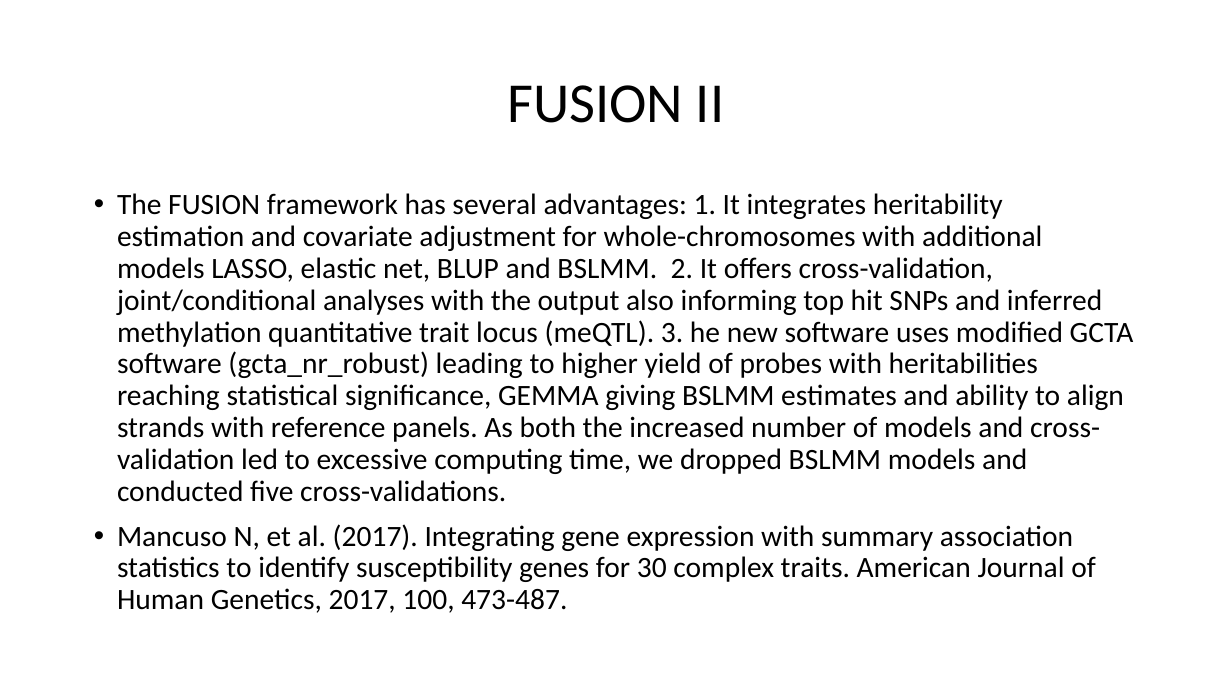
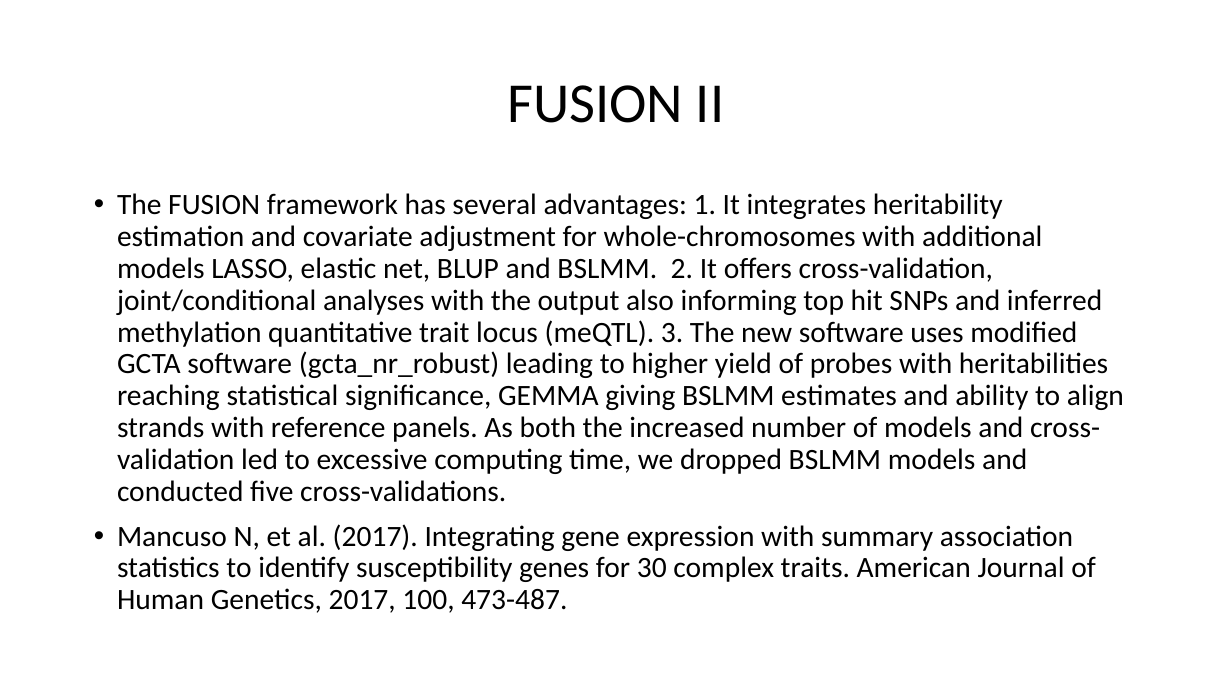
Before and after one commit to jinghuazhao/EWAS-fusion, a slide deck: slide 4 of README.pptx. Drawn at 1232x693 pixels with LibreOffice and Linux fonts; fonts in the diff are those of the drawing. Boxes give left, top, right and bottom in pixels: in the first picture for what was removed or moved away, otherwise in the second. Text is boxed around its words. In the diff, an @@ line names an element or a change of style, - is before the commit and + after.

Commit message:
README

```diff
--- a/README.pptx
+++ b/README.pptx
@@ text at [117,193,1124,502]: text changed @@
-• The FUSION framework has several advantages: 1. It integrates heritability estimation and covariate adjustment for whole-chromosomes with additional models LASSO, elastic net, BLUP and BSLMM. 2. It offers cross-validation, joint/conditional analyses with the output also informing top hit SNPs and inferred methylation quantitative trait locus (meQTL). 3. he new software uses modified GCTA software (gcta_nr_robust) leading to higher yield of probes with heritabilities reaching statistical significance, GEMMA giving BSLMM estimates and ability to align strands with reference panels. As both the increased number of models and cross-validation led to excessive computing time, we dropped BSLMM models and conducted five cross-validations.
+• The FUSION framework has several advantages: 1. It integrates heritability estimation and covariate adjustment for whole-chromosomes with additional models LASSO, elastic net, BLUP and BSLMM. 2. It offers cross-validation, joint/conditional analyses with the output also informing top hit SNPs and inferred methylation quantitative trait locus (meQTL). 3. The new software uses modified GCTA software (gcta_nr_robust) leading to higher yield of probes with heritabilities reaching statistical significance, GEMMA giving BSLMM estimates and ability to align strands with reference panels. As both the increased number of models and cross-validation led to excessive computing time, we dropped BSLMM models and conducted five cross-validations.
```
